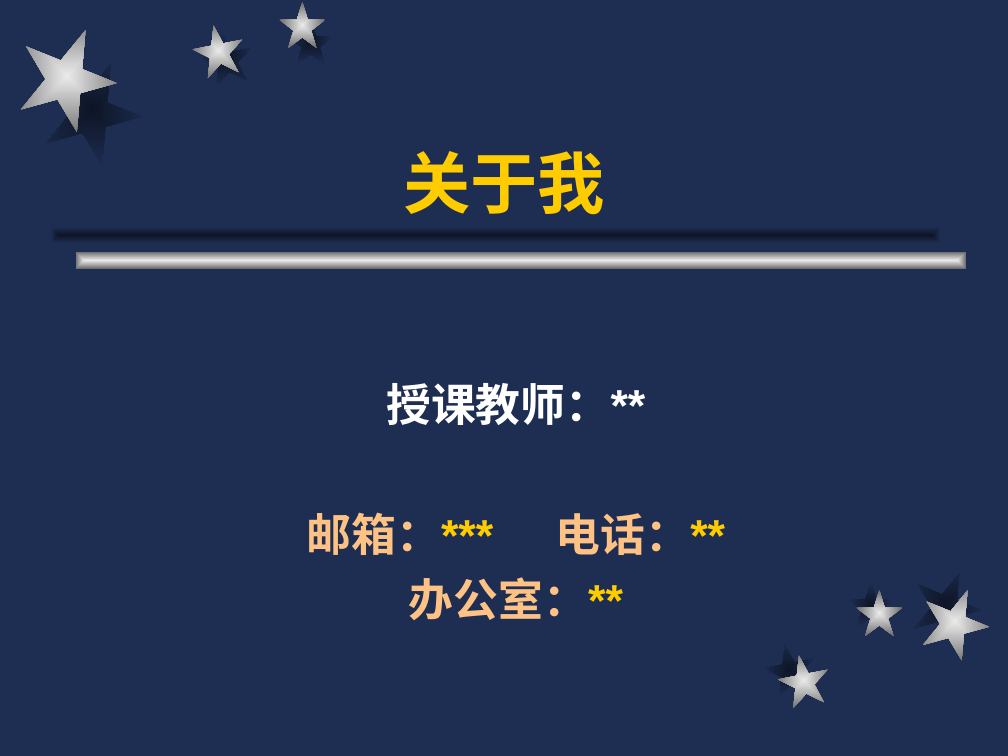
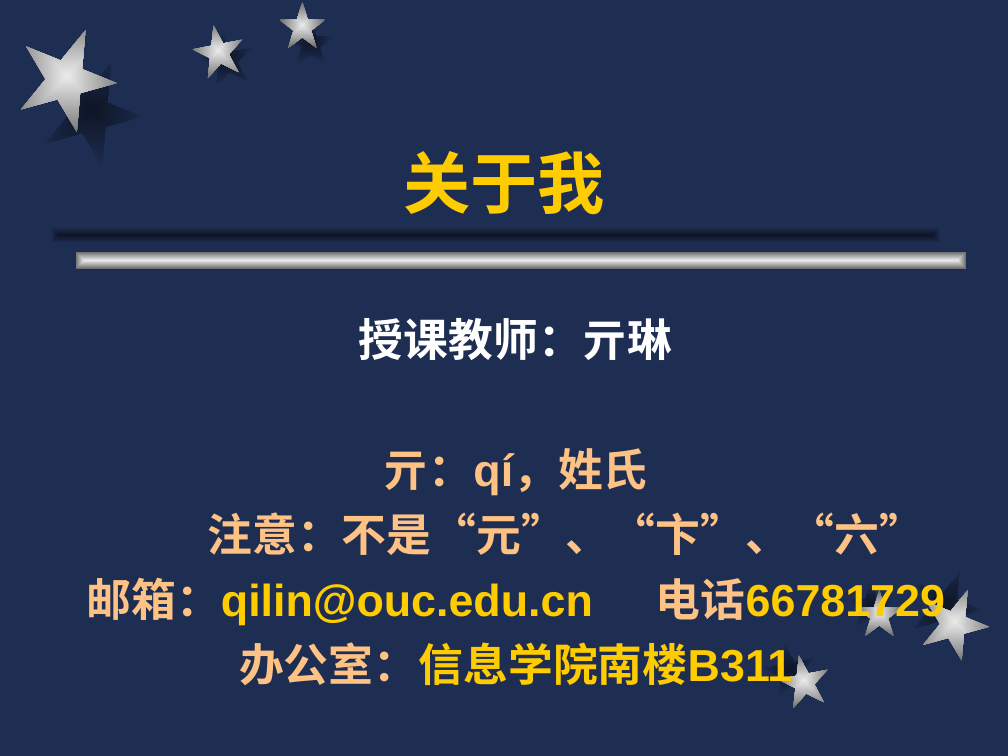
Before and after one commit to qilin512/OUC-OOP, a slide deck: slide 2 of slides/c++1.ppt. Drawn at 1008x756 pixels with LibreOffice and Linux fonts; fonts in the diff are those of the drawing. Boxes give left, top, right and bottom in pixels: in the first picture for what was removed or moved away, otherwise in the second. Text is boxed around its words. In the diff, an @@ line names an element or a change of style, - is before the commit and + after.

```diff
--- a/slides/c++1.ppt
+++ b/slides/c++1.ppt
@@ subtitle at <box>86,318,945,687</box>: text changed; text colour #FFC285 to #FFCC00 @@
-授课教师：**
-邮箱：*** 电话：**
-办公室：**
+授课教师：亓琳
+亓：qí，姓氏
+注意：不是“元”、“卞”、“六”
+邮箱：qilin@ouc.edu.cn 电话66781729
+办公室：信息学院南楼B311
```
Also in this commit, not shown: 4 other slides changed, 1 slide added, 10 other files.
